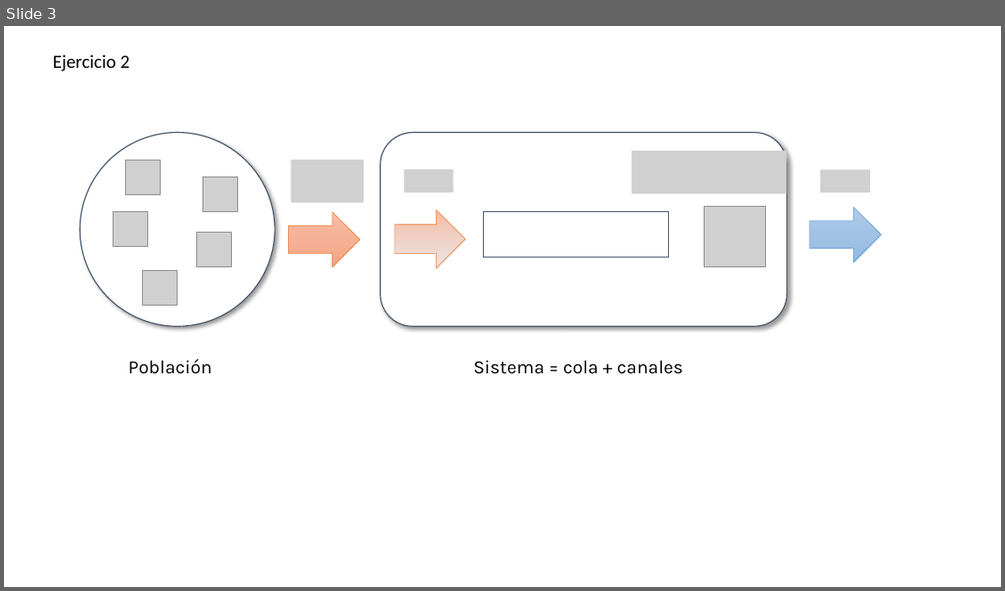
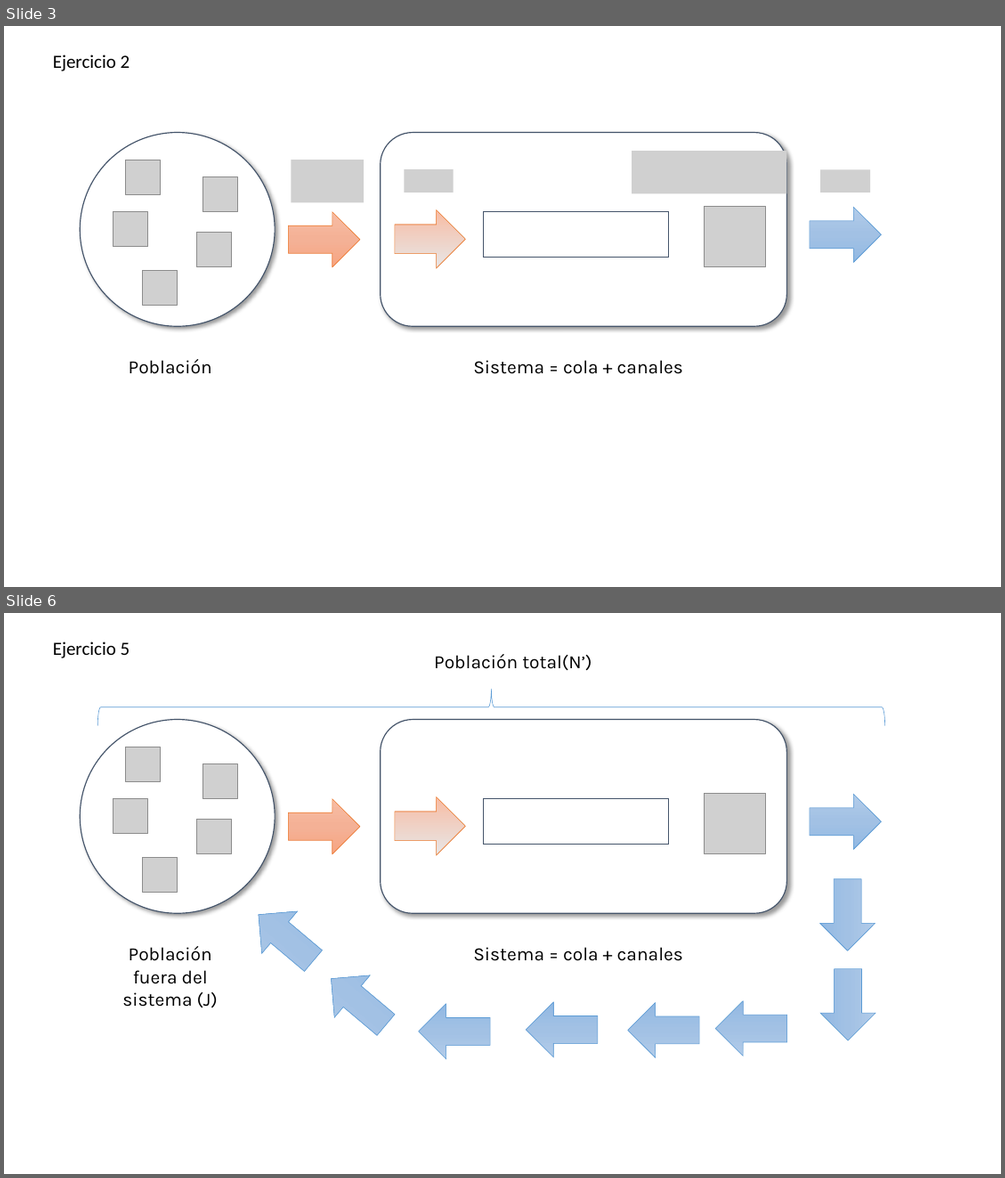
Before and after one commit to miparnisari/modelos2fiuba, a slide deck: tp1-colas/Imagenes.pptx. Shown one above the other, each under a label of ours: slide 3 before the commit, slides 3 and 6 after it; the slides between them are not shown. The pictures are 1005x591 and 1005x1178 pixels, drawn with LibreOffice and Linux fonts; fonts in the diff are those of the drawing; grey boxes stand for pictures; background and template pictures are left out. Boxes give left, top, right and bottom in pixels: in the first picture for what was removed or moved away, otherwise in the second. Text is boxed around its words. In the diff, an @@ line names an element or a change of style, - is before the commit and + after.

```diff
--- a/tp1-colas/Imagenes.pptx
+++ b/tp1-colas/Imagenes.pptx
@@ slide 6 added at (x1=4, y1=613, x2=1001, y2=1174), background #FFFFFF @@
@@ text added at (x1=53, y1=641, x2=130, y2=658), 18 pt, text #000000 @@
+Ejercicio 5
@@ text added at (x1=434, y1=654, x2=591, y2=671), 18 pt, text #000000 @@
+Población total(N’)
@@ right brace added at (x1=97, y1=689, x2=885, y2=725), outline #5B9BD5 0.5 pt @@
@@ ellipse added at (x1=81, y1=719, x2=275, y2=913), fill #FFFFFF, outline #44546A 1 pt @@
@@ rounded rectangle added at (x1=380, y1=719, x2=787, y2=913), fill #FFFFFF, outline #44546A 1 pt @@
@@ picture added at (x1=125, y1=747, x2=161, y2=782) @@
@@ picture added at (x1=202, y1=764, x2=238, y2=799) @@
@@ picture added at (x1=113, y1=799, x2=148, y2=835) @@
@@ right arrow added at (x1=288, y1=799, x2=360, y2=854), fill gradient #F7BDA5 to #F5B196 to #F8A582, outline #ED7D31 0.5 pt @@
@@ right arrow added at (x1=395, y1=797, x2=465, y2=855), fill gradient #F7BDA5 to #E7E6E6, outline #ED7D31 0.5 pt @@
@@ rectangle added at (x1=484, y1=799, x2=670, y2=844), fill #FFFFFF, outline #44546A 1 pt @@
@@ picture added at (x1=704, y1=793, x2=765, y2=854) @@
@@ right arrow added at (x1=809, y1=794, x2=882, y2=850), fill gradient #B1CBE9 to #A3C1E5 to #93B9E4, outline #5B9BD5 0.5 pt @@
@@ picture added at (x1=196, y1=819, x2=231, y2=854) @@
@@ picture added at (x1=142, y1=857, x2=178, y2=892) @@
@@ right arrow added at (x1=820, y1=879, x2=875, y2=951), fill gradient #B1CBE9 to #A3C1E5 to #93B9E4, outline #5B9BD5 0.5 pt @@
@@ right arrow added at (x1=241, y1=893, x2=332, y2=981), fill gradient #B1CBE9 to #A3C1E5 to #93B9E4, outline #5B9BD5 0.5 pt @@
@@ text added at (x1=122, y1=946, x2=218, y2=1007), 18 pt, text #000000 @@
+Población fuera del sistema (J)
@@ right arrow added at (x1=313, y1=957, x2=404, y2=1046), fill gradient #B1CBE9 to #A3C1E5 to #93B9E4, outline #5B9BD5 0.5 pt @@
@@ text added at (x1=473, y1=947, x2=683, y2=961), 18 pt, text #000000 @@
+Sistema = cola + canales
@@ right arrow added at (x1=821, y1=969, x2=876, y2=1041), fill gradient #B1CBE9 to #A3C1E5 to #93B9E4, outline #5B9BD5 0.5 pt @@
@@ right arrow added at (x1=418, y1=1004, x2=490, y2=1060), fill gradient #B1CBE9 to #A3C1E5 to #93B9E4, outline #5B9BD5 0.5 pt @@
@@ right arrow added at (x1=526, y1=1002, x2=598, y2=1057), fill gradient #B1CBE9 to #A3C1E5 to #93B9E4, outline #5B9BD5 0.5 pt @@
@@ right arrow added at (x1=628, y1=1003, x2=699, y2=1058), fill gradient #B1CBE9 to #A3C1E5 to #93B9E4, outline #5B9BD5 0.5 pt @@
@@ right arrow added at (x1=716, y1=1001, x2=788, y2=1056), fill gradient #B1CBE9 to #A3C1E5 to #93B9E4, outline #5B9BD5 0.5 pt @@
```
Also in this commit, not shown: 2 other slides added, 1 other file.
